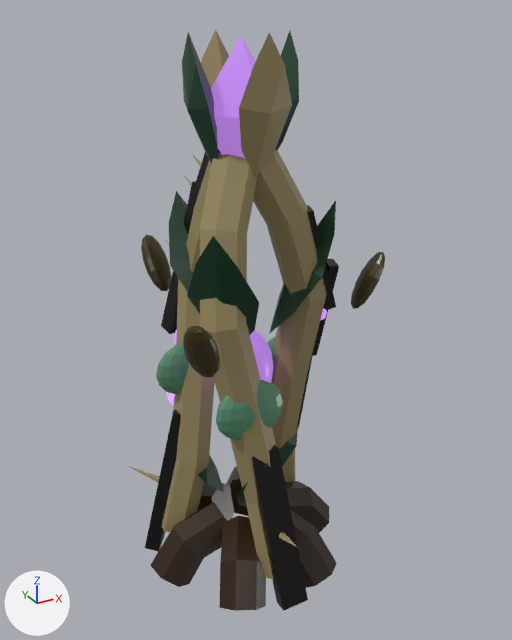
An edit to the glTF model public/assets/models/circle-thornspire.glb, drawn before and after from the same camera.
Both versions are drawn from a 50 mm camera at (-1.46, -2.78, 2.74) aimed at (0.1, 0.05, 1.33). Arrows for +X, +Y and +Z are at lower left; the lights stay in place. The picture after the commit comes second. Where no turn or scale is listed for an object, it has been applied to the vertices. Vertices at exactly the same position are counted once.

Before the edit, the objects in view are built like this:
```python
ob_circle_thornspire_damage_critical_circle_thornspire_damage_critical_splinter = bpy.data.objects.new('circle-thornspire-damage-critical-circle-thornspire-damage-critical-splinter', me_mesh_13)
ob_circle_thornspire_damage_critical_circle_thornspire_damage_critical_splinter.location = (0.0, 0.0, 0.0)
ob_circle_thornspire_damage_critical_circle_thornspire_damage_critical_split = bpy.data.objects.new('circle-thornspire-damage-critical-circle-thornspire-damage-critical-split', me_mesh_12)
ob_circle_thornspire_damage_critical_circle_thornspire_damage_critical_split.location = (0.0, 0.0, 0.0)
ob_circle_thornspire_damage_critical_circle_thornspire_damage_critical_wilted = bpy.data.objects.new('circle-thornspire-damage-critical-circle-thornspire-damage-critical-wilted', me_mesh_15)
ob_circle_thornspire_damage_critical_circle_thornspire_damage_critical_wilted.location = (0.0, 0.0, 0.0)
ob_circle_thornspire_damage_moderate_circle_thornspire_damage_moderate_crack = bpy.data.objects.new('circle-thornspire-damage-moderate-circle-thornspire-damage-moderate-crack', me_mesh_10)
ob_circle_thornspire_damage_moderate_circle_thornspire_damage_moderate_crack.location = (0.0, 0.0, 0.0)
ob_circle_thornspire_growth_canopy_crown_core = bpy.data.objects.new('circle-thornspire-growth-canopy-crown-core', me_mesh_4)
ob_circle_thornspire_growth_canopy_crown_core.location = (0.0, 0.0, 2.332)
# also in view: 'circle-thornspire-growth-canopy-circle-thornspire-leaves' at (0.05, 0.03, 1.12); 'circle-thornspire-growth-canopy-focus' at (0.0, 0.0, 1.1); 'circle-thornspire-growth-canopy-crown-3' at (0.19, 0.0, 2.37); 'circle-thornspire-growth-canopy-crown-2' at (0.0, 0.19, 2.37); 'circle-thornspire-growth-roots-circle-thornspire-roots' at (0.0, 0.0, 0.13)
```
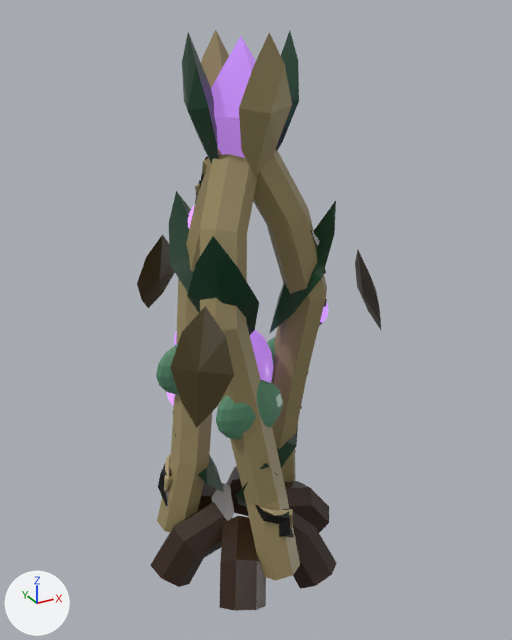
Commit message: Revamp Circle building damage stages

What differs and where, as boxes [x1, y1, x2, y2] in the pictures (512 x 640 px; the box of a moved part takes in the faces that stretch with it):
'circle-thornspire-damage-critical-circle-thornspire-damage-critical-wilted', reshaped (35% taller)
    before: [141, 235, 385, 378]
    after: [137, 235, 381, 428]
'circle-thornspire-damage-critical-circle-thornspire-damage-critical-split', reshaped
    before: [145, 149, 308, 611]
    after: [158, 156, 294, 538]
'circle-thornspire-damage-moderate-circle-thornspire-damage-moderate-crack', reshaped
    before: [298, 205, 339, 428]
    after: [295, 230, 327, 477]
'circle-thornspire-damage-critical-circle-thornspire-damage-critical-splinter', reshaped (23% narrower, 6% shorter)
    before: [129, 153, 297, 547]
    after: [164, 158, 293, 528]
part 1 of me_mesh_10, rebuilt (not visible afterwards)
    before: [298, 356, 312, 428]
part 2 of me_mesh_10, cut back
    before: [307, 205, 339, 356]
    after: [311, 230, 327, 326]
part 3 of me_mesh_12, cut back
    before: [145, 149, 221, 551]
    after: [158, 156, 208, 506]
part 4 of me_mesh_12, cut back
    before: [252, 445, 308, 611]
    after: [255, 505, 294, 538]
part 5 of me_mesh_13, deleted
    before: [279, 533, 297, 547]
part 6 of me_mesh_13, reshaped
    before: [191, 153, 202, 167]
    after: [195, 158, 209, 194]
part 7 of me_mesh_13, moved or reshaped
    before: [129, 466, 160, 483]
    after: [164, 454, 173, 491]
part 8 of me_mesh_13, added
    after: [261, 507, 293, 528]
part 9 of me_mesh_15, rebuilt (71% wider, 132% taller)
    before: [183, 326, 220, 378]
    after: [170, 306, 234, 428]
part 10 of me_mesh_15, rebuilt (23% narrower, 40% taller)
    before: [351, 252, 385, 309]
    after: [355, 250, 381, 330]
part 11 of me_mesh_15, rebuilt (26% wider, 28% taller)
    before: [141, 235, 171, 292]
    after: [137, 235, 175, 308]

Diff of the bpy script that builds the scene:
```diff
--- a/public/assets/models/circle-thornspire.glb.py
+++ b/public/assets/models/circle-thornspire.glb.py
@@ me_mesh_10 @@
-me_mesh_10.from_pydata(...)  # 48 vertices, 72 faces; spans x 0.24..0.47, y -0.17..0.3, z 0.0..1.91
+me_mesh_10.from_pydata(...)  # 192 vertices, 336 faces; spans x 0.26..0.43, y -0.17..0.28, z 0.18..1.82
+# me_mesh_10 part 1: the loose piece of 8 vertices spanning x 0.33..0.41, y -0.02..0.16, z 0.59..1.12 is rebuilt with 18 vertices and now spans x 0.32..0.4, y -0.03..0.17, z 0.71..1.01
+# me_mesh_10 part 2: 24 vertices removed from x 0.24..0.46, y -0.17..0.02, z 1.1..1.91; 96 vertices added at x 0.26..0.42, y -0.17..0.03, z 1.28..1.82
+# other edits to the shape of me_mesh_10 do not show in these pictures
 me_mesh_10.materials.append(mat_circle_thornspire_damage_moderate_crack)
@@ me_mesh_12 @@
-me_mesh_12.from_pydata(...)  # 40 vertices, 60 faces; spans x -0.51..0.08, y -0.55..0.54, z -0.01..2.42
+me_mesh_12.from_pydata(...)  # 110 vertices, 200 faces; spans x -0.41..0.07, y -0.46..0.41, z 0.3..2.16
+# me_mesh_12 part 3: 32 vertices removed from x -0.51..0.08, y -0.04..0.54, z -0.01..2.42; 88 vertices added at x -0.41..0.07, y 0.12..0.41, z 0.3..2.16
+# me_mesh_12 part 4: 8 vertices removed from x -0.14..0.07, y -0.55..-0.27, z 0.0..0.85; 22 vertices added at x -0.12..0.06, y -0.46..-0.34, z 0.33..0.55
 me_mesh_12.materials.append(mat_circle_thornspire_damage_critical_split)
@@ me_mesh_13 @@
-me_mesh_13.from_pydata(...)  # 60 vertices, 100 faces; spans x -0.52..0.01, y -0.64..0.6, z 0.32..2.1
+me_mesh_13.from_pydata(...)  # 90 vertices, 160 faces; spans x -0.39..0.06, y -0.42..0.39, z 0.39..2.17
+# me_mesh_13 part 5: the loose piece of 12 vertices spanning x -0.06..0.0, y -0.64..-0.33, z 0.34..0.49 is deleted
+# me_mesh_13 part 6: 12 vertices removed from x -0.05..0.01, y 0.13..0.43, z 1.94..2.1; 36 vertices added at x -0.12..0.05, y 0.14..0.27, z 1.94..2.17
+# me_mesh_13 part 7: 12 vertices removed from x -0.52..-0.27, y 0.17..0.37, z 0.32..0.48; 18 vertices added at x -0.39..-0.27, y 0.14..0.28, z 0.39..0.55
+# me_mesh_13 part 8: 18 vertices added at x -0.11..0.06, y -0.42..-0.37, z 0.41..0.56
+# other edits to the shape of me_mesh_13 do not show in these pictures
 me_mesh_13.materials.append(mat_circle_thornspire_damage_critical_splinter)
@@ me_mesh_15 @@
-me_mesh_15.from_pydata(...)  # 258 vertices, 504 faces; spans x -0.51..0.708, y -0.552..0.693, z 1.357..1.643
+me_mesh_15.from_pydata(...)  # 30 vertices, 48 faces; spans x -0.536..0.723, y -0.569..0.705, z 1.212..1.672
+# me_mesh_15 part 9: the loose piece of 86 vertices spanning x -0.51..-0.359, y -0.552..-0.399, z 1.357..1.643 is rebuilt with 10 vertices and now spans x -0.536..-0.34, y -0.569..-0.39, z 1.212..1.672
+# me_mesh_15 part 10: the loose piece of 86 vertices spanning x 0.55..0.708, y -0.21..-0.066, z 1.357..1.643 is rebuilt with 10 vertices and now spans x 0.565..0.723, y -0.269..-0.01, z 1.212..1.672
+# me_mesh_15 part 11: the loose piece of 86 vertices spanning x -0.266..-0.123, y 0.535..0.693, z 1.357..1.643 is rebuilt with 10 vertices and now spans x -0.323..-0.07, y 0.552..0.705, z 1.212..1.672
 me_mesh_15.materials.append(mat_circle_thornspire_damage_critical_wilted)
```
